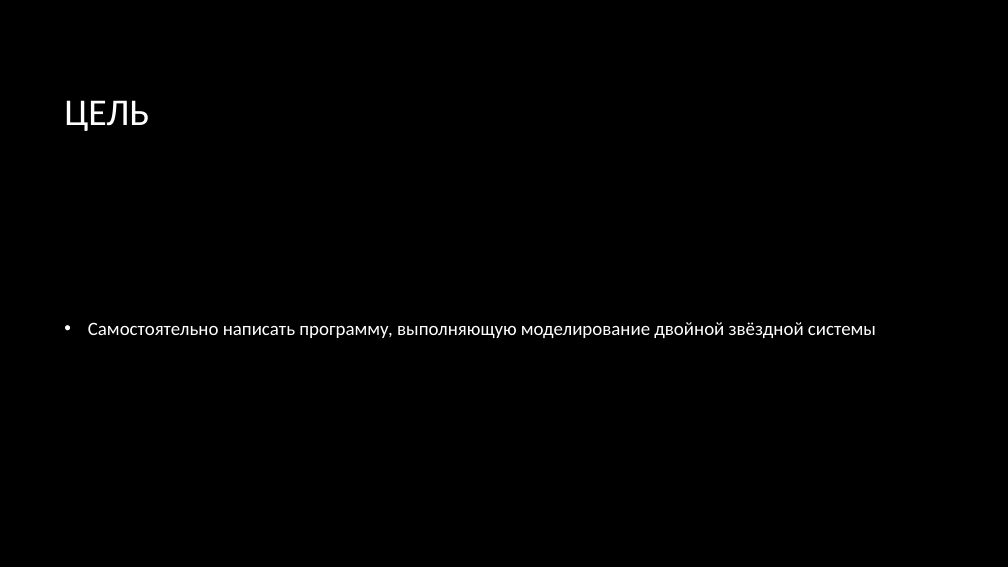
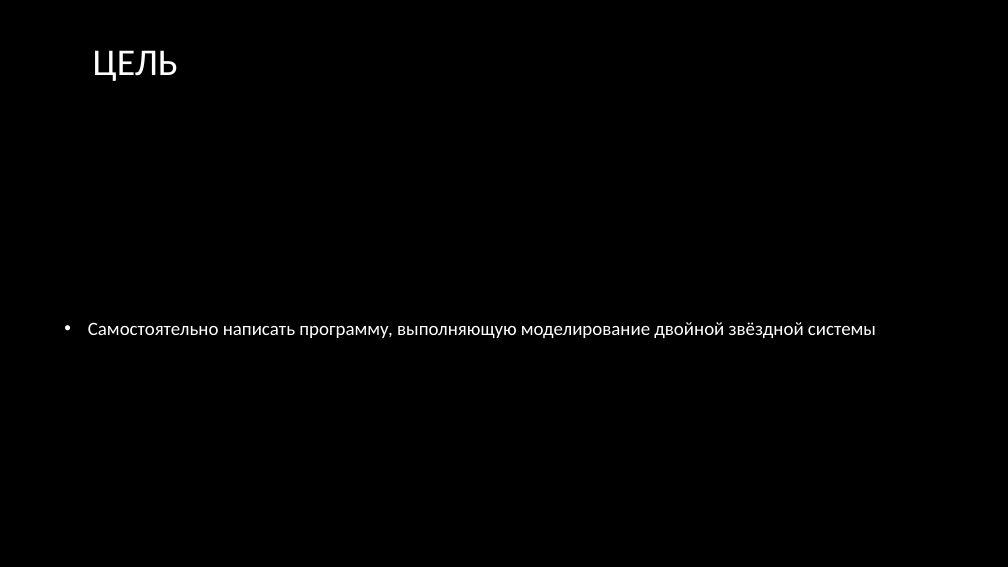
Before and after one commit to wsadqert/scientificProject, a slide deck: slide 2 of src/Компьютерное моделирование кривой блеска затменной звёздной системы.pptx. Drawn at 1008x567 pixels with LibreOffice and Linux fonts; fonts in the diff are those of the drawing; background and template pictures are left out. Boxes give left, top, right and bottom in pixels: in the first picture for what was removed or moved away, otherwise in the second. Text is boxed around its words. In the diff, an @@ line names an element or a change of style, - is before the commit and + after.

```diff
--- a/src/Компьютерное моделирование кривой блеска затменной звёздной системы.pptx
+++ b/src/Компьютерное моделирование кривой блеска затменной звёздной системы.pptx
@@ title "ЦЕЛЬ": place and size @@
-title "ЦЕЛЬ" at <box>64,100,149,131</box>
+title "ЦЕЛЬ" at <box>93,50,178,81</box>
```
Also in this commit, not shown: 2 other slides changed, 5 slides added, 1 slide removed.
